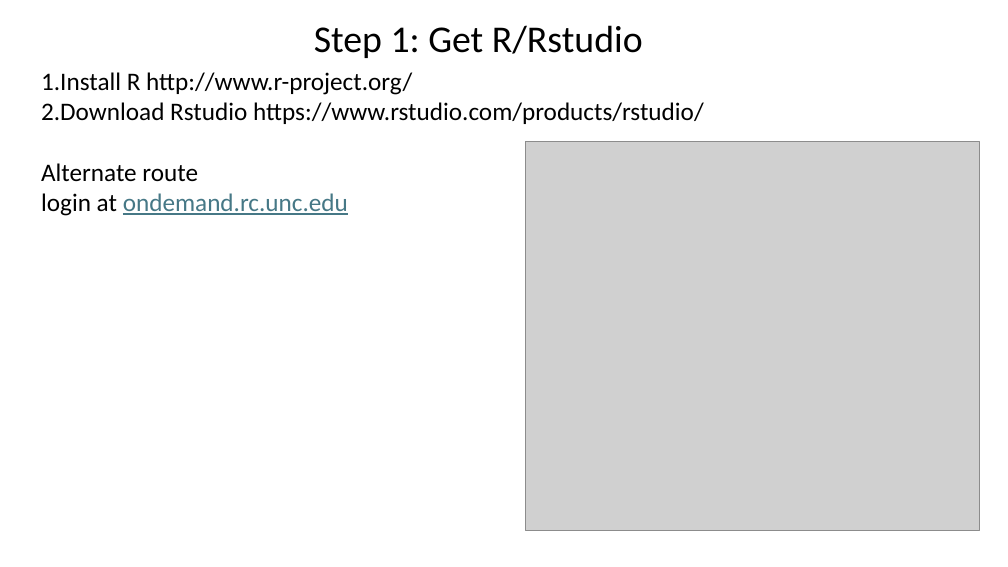
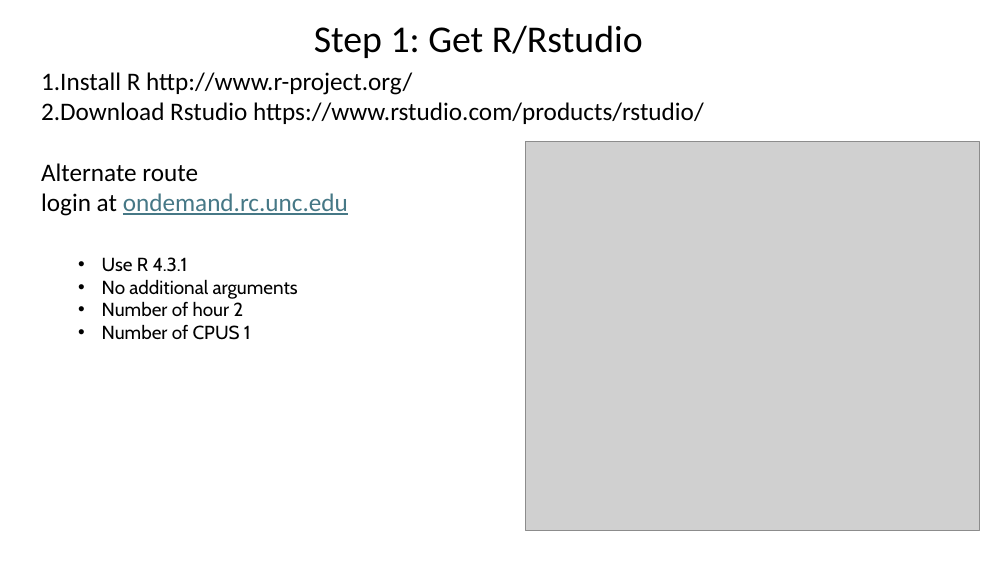
Before and after one commit to jraab/GNET749_RNAseq, a slide deck: slide 6 of lectures/2025_GNET749_Lecture1.pptx. Drawn at 1008x567 pixels with LibreOffice and Linux fonts; fonts in the diff are those of the drawing; grey boxes stand for pictures. Boxes give left, top, right and bottom in pixels: in the first picture for what was removed or moved away, otherwise in the second. Text is boxed around its words. In the diff, an @@ line names an element or a change of style, - is before the commit and + after.

```diff
--- a/lectures/2025_GNET749_Lecture1.pptx
+++ b/lectures/2025_GNET749_Lecture1.pptx
@@ text added at <box>102,257,298,340</box>, 18 pt, text #000000 @@
+• Use R 4.3.1
+• No additional arguments
+• Number of hour 2
+• Number of CPUS 1
```
Also in this commit, not shown: 12 other slides changed, 3 slides added, 1 slide removed, 1 other file.
